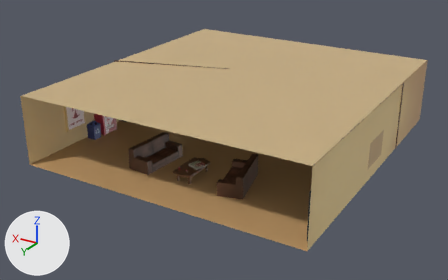
Before and after pictures for a commit that changed the FBX model Assets/Environments/Lobby.fbx.
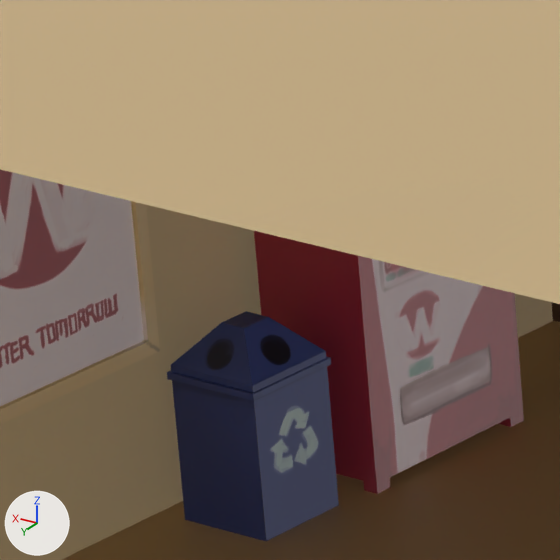
Old and new are each drawn whole from a 50 mm camera at (-15.71, 30.64, 15.12) aimed at (2.04, 1.06, 0.33) and again close up on the part from 16% to 27% of the width and 34% to 51% of the height. The lights are fixed; the arrows at lower left show +X, +Y and +Z. Where no turn or scale is listed for an object, it has been applied to the vertices.

The first close-up shows 'Lobby Ceiling', 'Lobby Floor', 'Lobby Wall', 'Poster2', 'Recycle Bin', 'Vending Machine'.
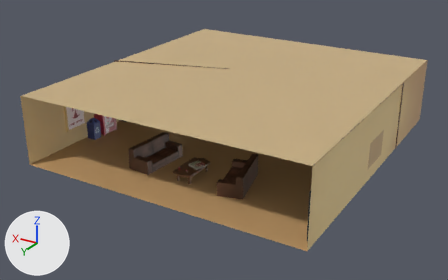
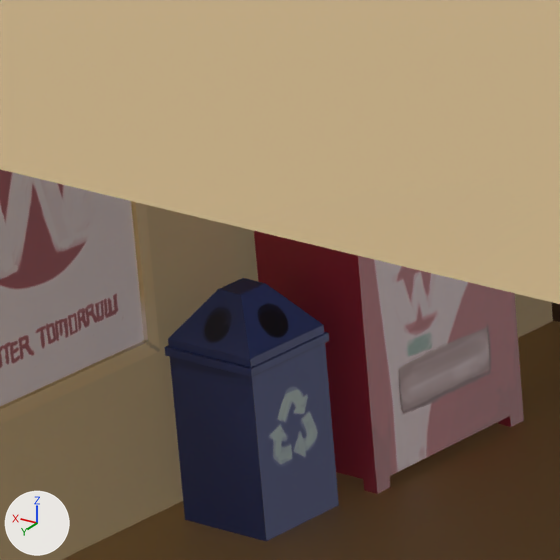
Where the newer file only moved an object's origin or applied its transform, the numbers keep the older frame.

Location of each change, [x1, y1, x2, y2] in pixels of the close-ups (560 x 560 px; the box of a moved part takes in the faces that stretch with it):
```json
{"object": "Recycle Bin", "change": "moved, rescaled", "before": [167, 311, 339, 541], "after": [164, 278, 339, 541], "on screen": "14% taller"}
{"part": 1, "of": "me_cube_003", "change": "moved or reshaped", "before": [258, 258, 512, 480], "after": [258, 258, 512, 480]}
```

Edits to the scene script, one JSON object a line:
```json
{"block": "me_cube_003", "where": "me_cube_003.from_pydata(...)  # 44 vertices, 26 faces; spans x 6.29..7.01, y -4.54..-3.34, z -0.71..1.17"}
{"block": "me_cube_003", "where": "# used by ob_vending_machine; location = (2.902, 7.023, 0.708)"}
{"block": "me_cube_003", "change": "me_cube_003 part 1: the whole mesh is scaled about its middle by (1, 1, 1.23), then moved by (0.0, 0.0, 0.21)"}
{"op": "set", "path": "ob_recycle_bin.location", "old": "(7.909, 6.551, 0.983)", "new": "(7.909, 6.551, 1.15)"}
{"op": "set", "path": "ob_recycle_bin.scale", "old": "(1.0, 1.0, 1.0)", "new": "(1.0, 1.0, 1.19)"}
```
